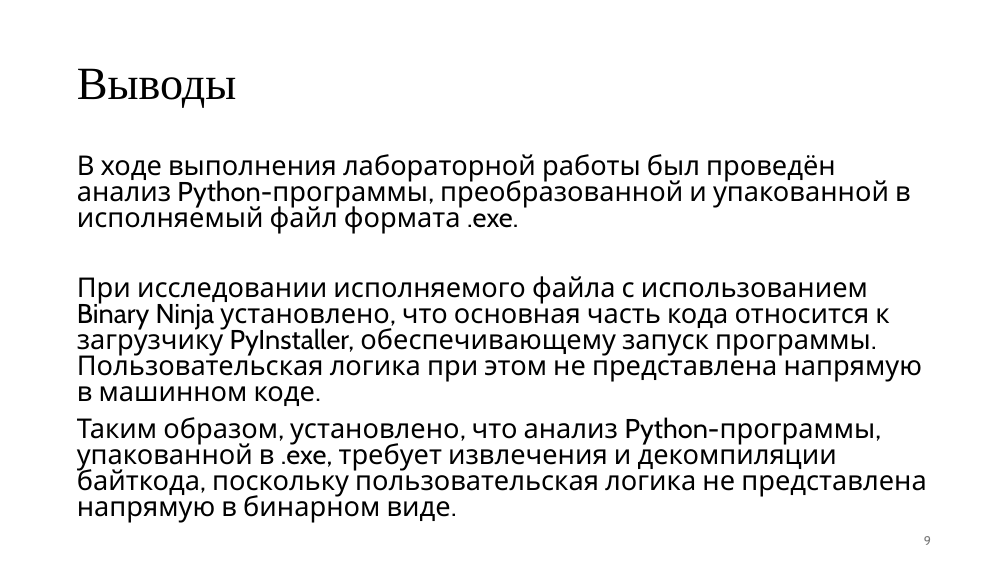
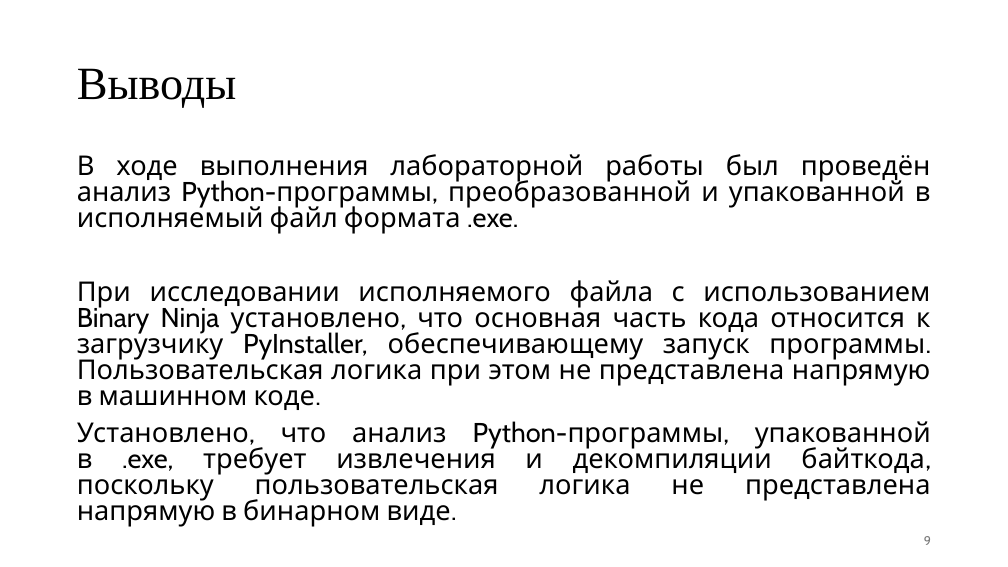
Before and after one commit to NebovarenkovStepan/ReverseEngineering_TKI_341, a slide deck: slide 9 of Task4/Лр4_Python Небоваренков Зверь Bubble_sort.pptx. Drawn at 1008x567 pixels with LibreOffice and Linux fonts; fonts in the diff are those of the drawing. Boxes give left, top, right and bottom in pixels: in the first picture for what was removed or moved away, otherwise in the second. Text is boxed around its words. In the diff, an @@ line names an element or a change of style, - is before the commit and + after.

```diff
--- a/Task4/Лр4_Python Небоваренков Зверь Bubble_sort.pptx
+++ b/Task4/Лр4_Python Небоваренков Зверь Bubble_sort.pptx
@@ text at (77, 154, 931, 410): alignment left to justified @@
@@ text at (77, 421, 931, 527): text changed @@
-Таким образом, установлено, что анализ Python-программы, упакованной в .exe, требует извлечения и декомпиляции байткода, поскольку пользовательская логика не представлена напрямую в бинарном виде.
+Установлено, что анализ Python-программы, упакованной в .exe, требует извлечения и декомпиляции байткода, поскольку пользовательская логика не представлена напрямую в бинарном виде.
```
Also in this commit, not shown: 3 other slides changed.
